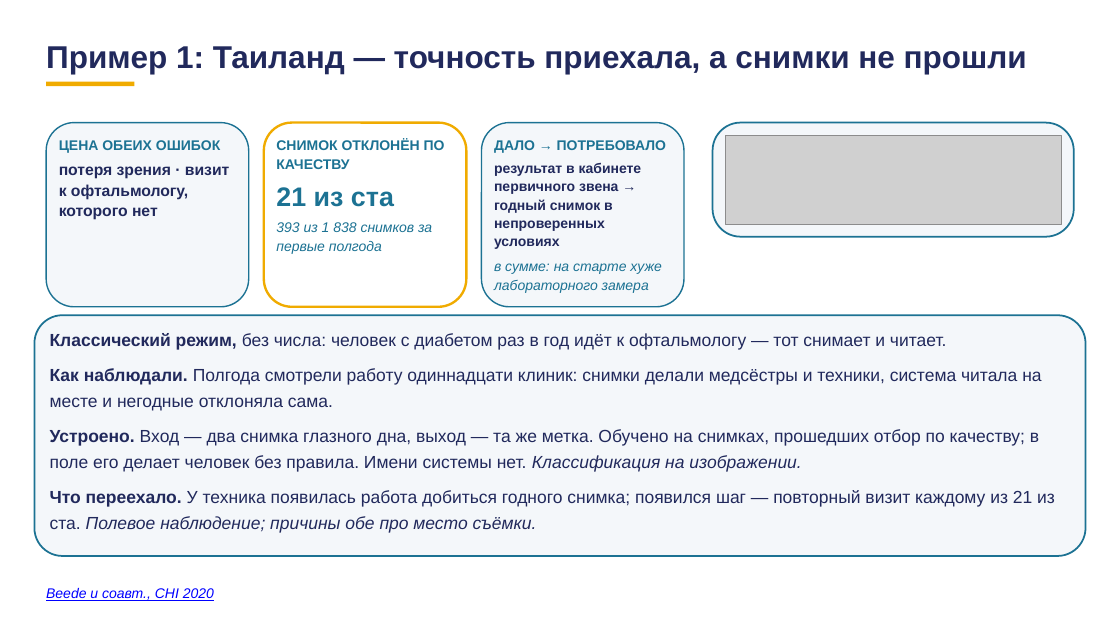
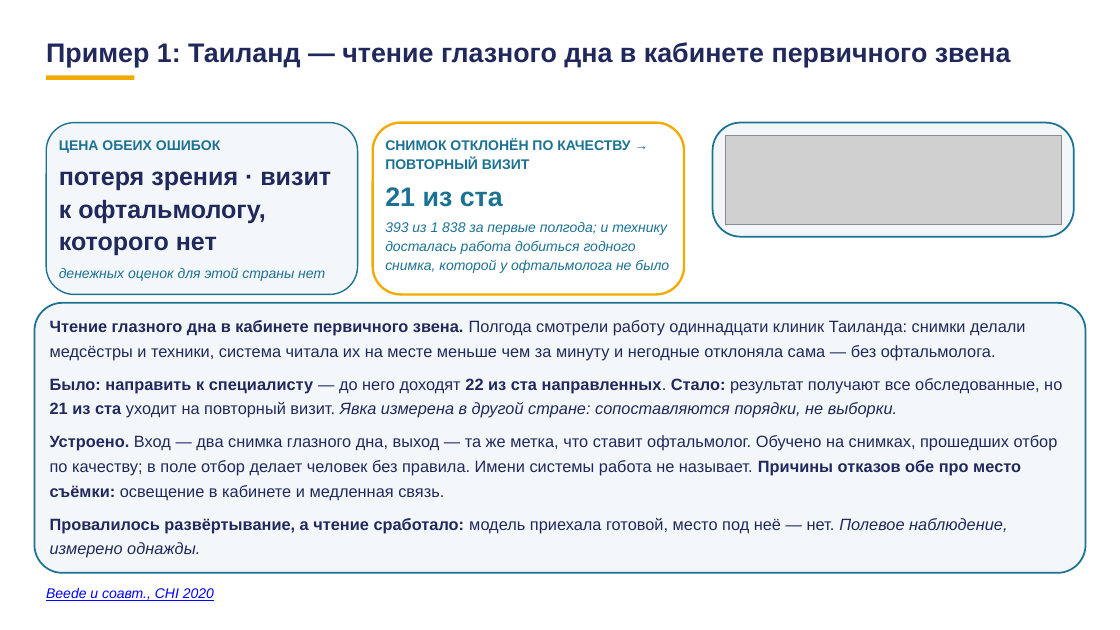
Before and after one commit to tellina-study/AI-usage-lessons, a slide deck: slide 19 of library/lectures/lec-07/rework/deck/lec-07-karkas.pptx. Drawn at 1120x630 pixels with LibreOffice and Linux fonts; fonts in the diff are those of the drawing; grey boxes stand for pictures. Boxes give left, top, right and bottom in pixels: in the first picture for what was removed or moved away, otherwise in the second. Text is boxed around its words. In the diff, an @@ line names an element or a change of style, - is before the commit and + after.

```diff
--- a/library/lectures/lec-07/rework/deck/lec-07-karkas.pptx
+++ b/library/lectures/lec-07/rework/deck/lec-07-karkas.pptx
@@ text at (46, 42, 1011, 68): text changed; size 27 to 23 pt @@
-Пример 1: Таиланд — точность приехала, а снимки не прошли
+Пример 1: Таиланд — чтение глазного дна в кабинете первичного звена
@@ rectangle: place and size @@
-rectangle at (46, 82, 134, 87)
+rectangle at (46, 76, 134, 81)
@@ rounded rectangle: place and size @@
-rounded rectangle at (46, 123, 249, 307)
+rounded rectangle at (46, 123, 358, 295)
@@ proportions changed in 3 elements at (34, 303, 1086, 573), (46, 123, 358, 295), (373, 123, 685, 295) @@
@@ rounded rectangle: place and size @@
-rounded rectangle at (264, 123, 466, 307)
+rounded rectangle at (373, 123, 685, 295)
@@ text at (385, 139, 630, 169): text changed @@
-СНИМОК ОТКЛОНЁН ПО КАЧЕСТВУ
+СНИМОК ОТКЛОНЁН ПО КАЧЕСТВУ → ПОВТОРНЫЙ ВИЗИТ
@@ rounded rectangle removed at (481, 123, 684, 307) @@
@@ text removed at (494, 140, 666, 153) @@
-ДАЛО → ПОТРЕБОВАЛО
@@ text "потеря зрения · визит к ..." at (59, 171, 331, 256): size 13.5 to 21.5 pt @@
@@ text "21 из ста": place and size @@
-text "21 из ста" at (276, 187, 394, 207)
+text "21 из ста" at (385, 187, 503, 207)
@@ text removed at (494, 163, 642, 249) @@
-результат в кабинете первичного звена → годный снимок в непроверенных условиях
@@ text at (385, 222, 669, 273): text changed @@
-393 из 1 838 снимков за первые полгода
+393 из 1 838 за первые полгода; и технику досталась работа добиться годного снимка, которой у офтальмолога не было
@@ text added at (59, 268, 325, 281), 12 pt, text #1C7293, italic @@
+денежных оценок для этой страны нет
@@ text removed at (494, 263, 662, 293) @@
-в сумме: на старте хуже лабораторного замера
@@ rounded rectangle: place and size @@
-rounded rectangle at (34, 315, 1086, 556)
+rounded rectangle at (34, 303, 1086, 573)
@@ text at (50, 320, 1062, 558): text changed; size 15 to 14 pt @@
-Классический режим, без числа: человек с диабетом раз в год идёт к офтальмологу — тот снимает и читает.
-Как наблюдали. Полгода смотрели работу одиннадцати клиник: снимки делали медсёстры и техники, система читала на месте и негодные отклоняла сама.
-Устроено. Вход — два снимка глазного дна, выход — та же метка. Обучено на снимках, прошедших отбор по качеству; в поле его делает человек без правила. Имени системы нет. Классификация на изображении.
-Что переехало. У техника появилась работа добиться годного снимка; появился шаг — повторный визит каждому из 21 из ста. Полевое наблюдение; причины обе про место съёмки.
+Чтение глазного дна в кабинете первичного звена. Полгода смотрели работу одиннадцати клиник Таиланда: снимки делали медсёстры и техники, система читала их на месте меньше чем за минуту и негодные отклоняла сама — без офтальмолога.
+Было: направить к специалисту — до него доходят 22 из ста направленных. Стало: результат получают все обследованные, но 21 из ста уходит на повторный визит. Явка измерена в другой стране: сопоставляются порядки, не выборки.
+Устроено. Вход — два снимка глазного дна, выход — та же метка, что ставит офтальмолог. Обучено на снимках, прошедших отбор по качеству; в поле отбор делает человек без правила. Имени системы работа не называет. Причины отказов обе про место съёмки: освещение в кабинете и медленная связь.
+Провалилось развёртывание, а чтение сработало: модель приехала готовой, место под неё — нет. Полевое наблюдение, измерено однажды.
```
Also in this commit, not shown: 11 other slides changed, 3 slides added, 3 slides removed, 3 other files.
